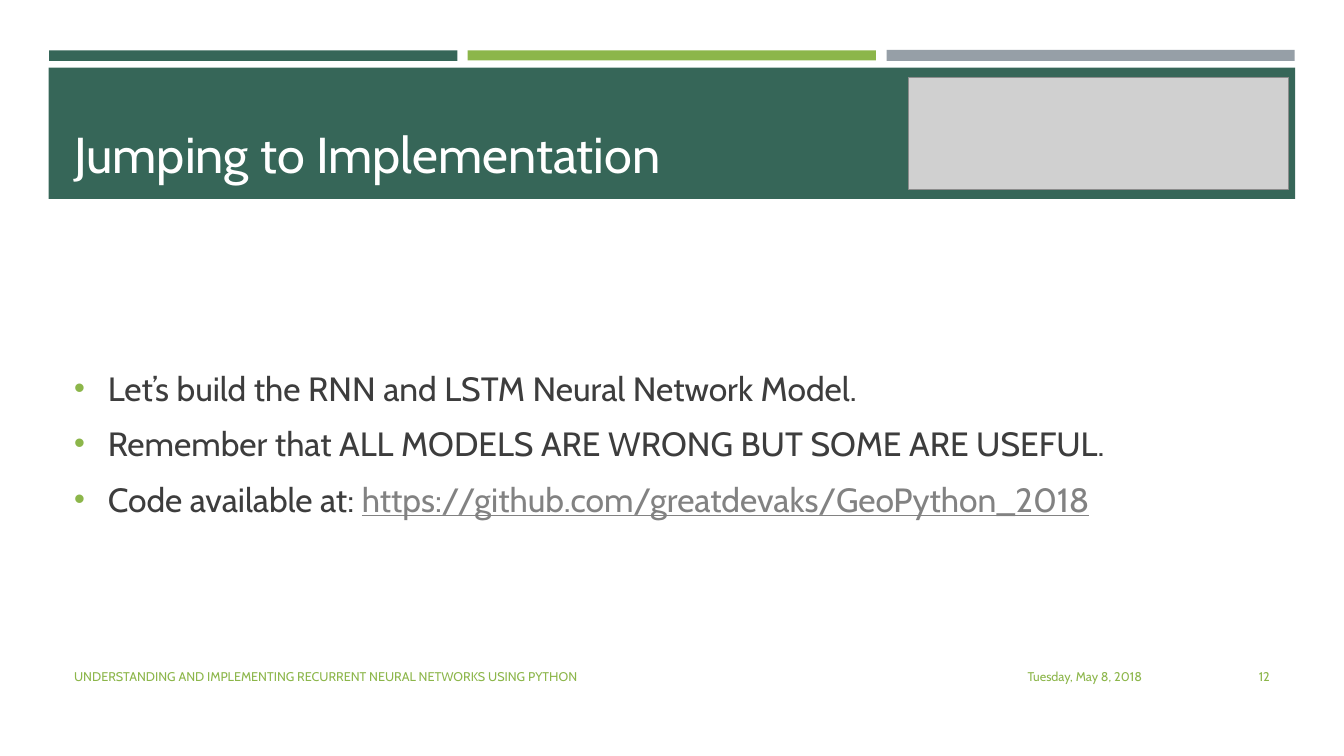
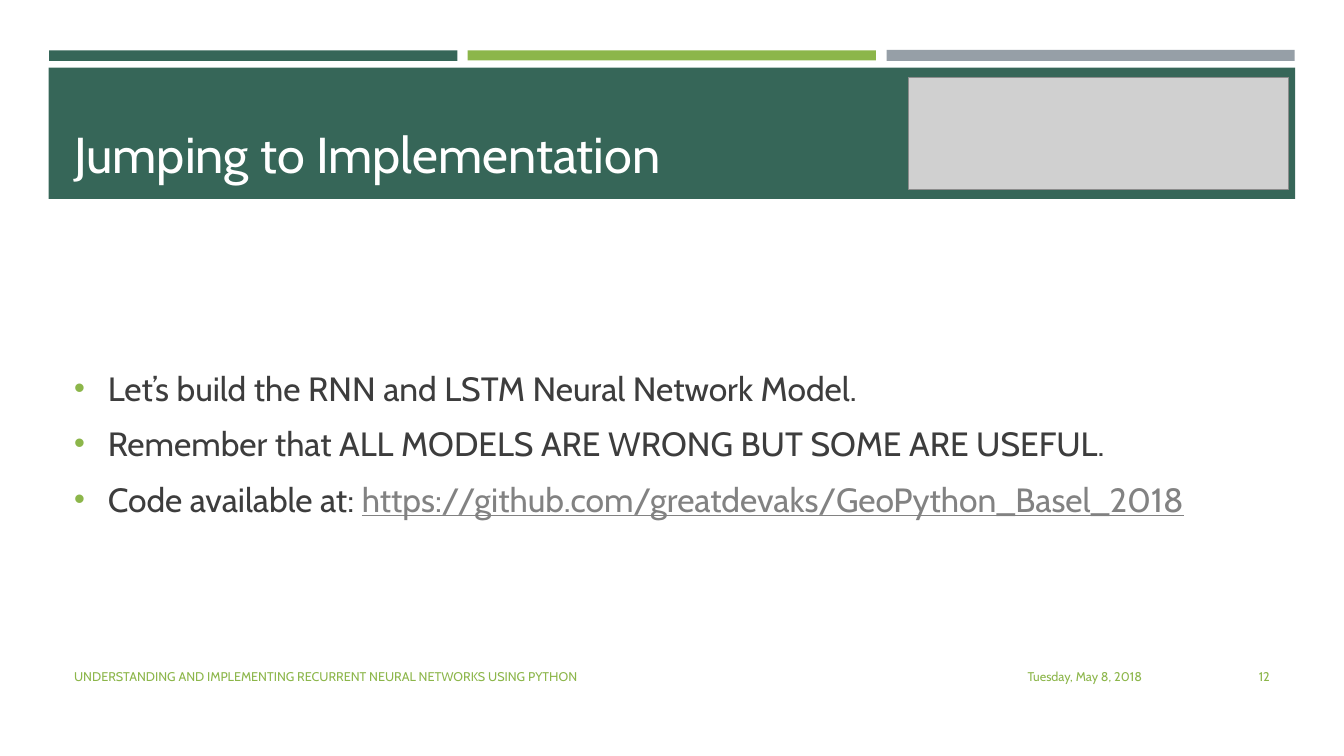
Before and after one commit to greatdevaks/GeoPython_Basel_2018, a slide deck: slide 12 of GeoPython_2018.pptx. Drawn at 1344x756 pixels with LibreOffice and Linux fonts; fonts in the diff are those of the drawing; grey boxes stand for pictures. Boxes give left, top, right and bottom in pixels: in the first picture for what was removed or moved away, otherwise in the second. Text is boxed around its words. In the diff, an @@ line names an element or a change of style, - is before the commit and + after.

Commit message:
Material for Conference updated

```diff
--- a/GeoPython_2018.pptx
+++ b/GeoPython_2018.pptx
@@ text at <box>108,487,1184,520</box>: text changed @@
-• Code available at: https://github.com/greatdevaks/GeoPython_2018
+• Code available at: https://github.com/greatdevaks/GeoPython_Basel_2018
```
